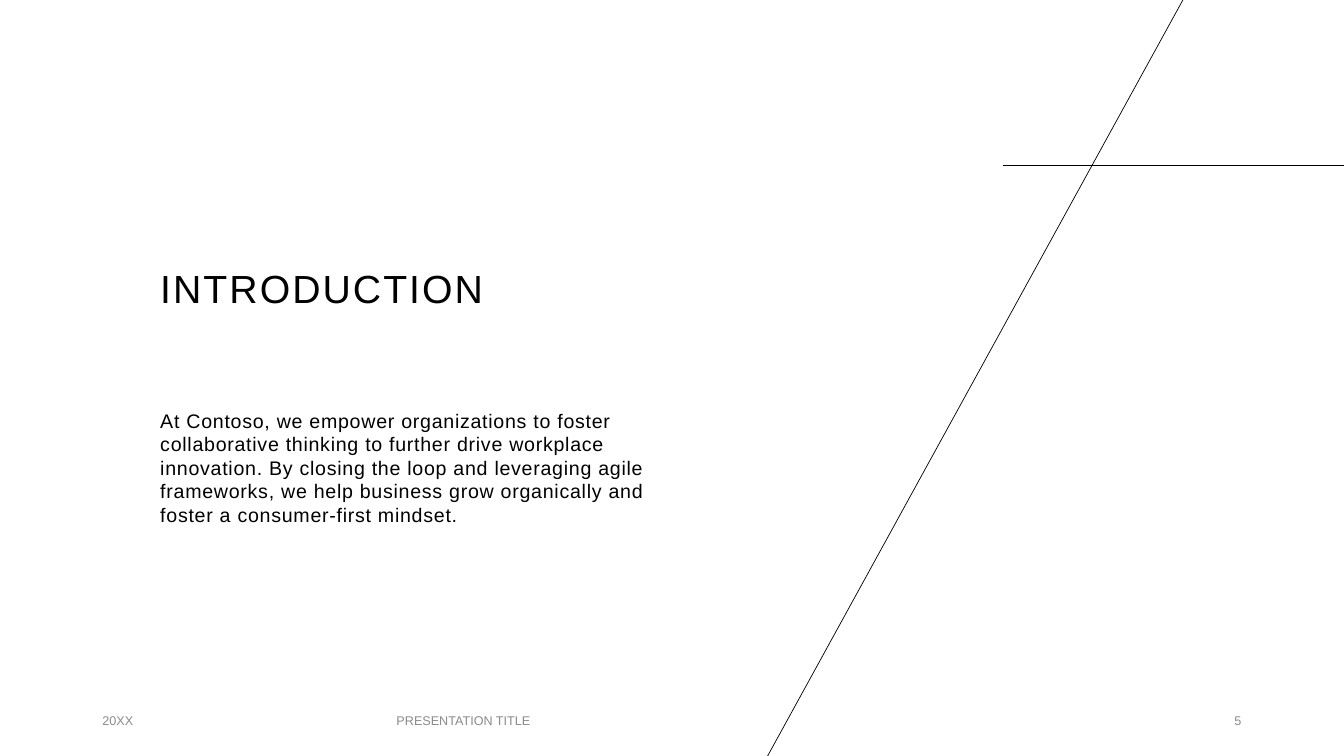
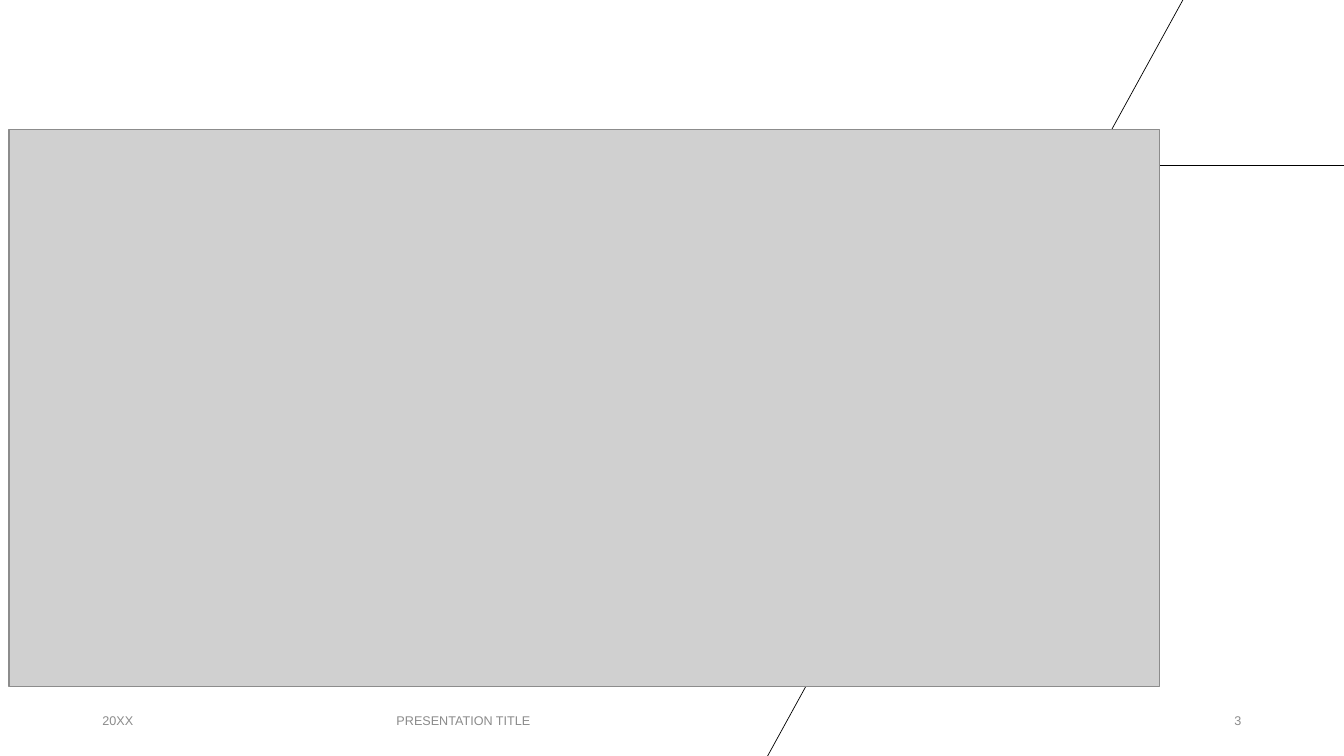
Before and after one commit to JimLiakos/FlavourBusiness, a slide deck: slide 3 of FlavourBusinessApps/Backup/Kitchen Display Systems.pptx (slide 5 before the commit). Drawn at 1344x756 pixels with LibreOffice and Linux fonts; fonts in the diff are those of the drawing; grey boxes stand for pictures. Boxes give left, top, right and bottom in pixels: in the first picture for what was removed or moved away, otherwise in the second. Text is boxed around its words. In the diff, an @@ line names an element or a change of style, - is before the commit and + after.

```diff
--- a/FlavourBusinessApps/Backup/Kitchen Display Systems.pptx
+++ b/FlavourBusinessApps/Backup/Kitchen Display Systems.pptx
@@ picture added at (9, 129, 1160, 687) @@
@@ title removed at (160, 275, 483, 304) @@
-INTRODUCTION
@@ text removed at (160, 413, 643, 523) @@
-At Contoso, we empower organizations to foster collaborative thinking to further drive workplace innovation. By closing the loop and leveraging agile frameworks, we help business grow organically and foster a consumer-first mindset.
@@ page number at (1234, 716, 1241, 725): text changed @@
-5
+3
```
Also in this commit, not shown: 2 other slides changed, 1 slide removed, 12 other files.
